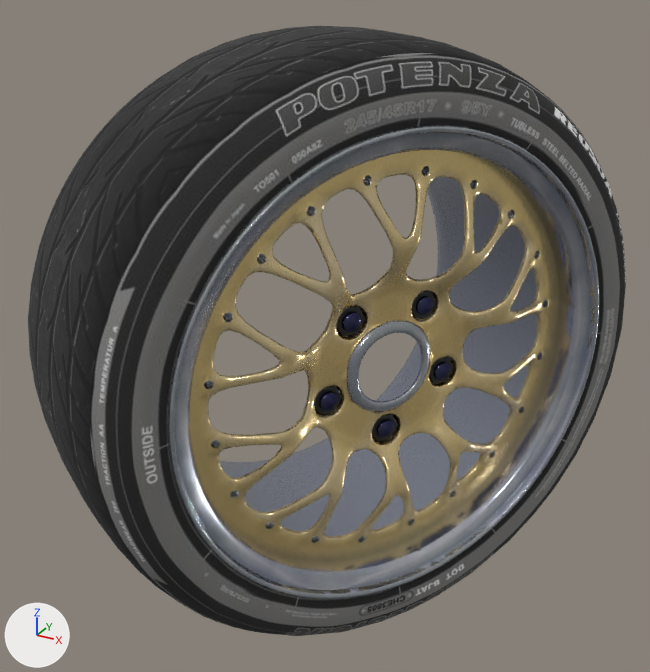
The glTF model assets/cars/rims/jdm_3.glb, before and after one commit.
The view is the same before and after, from a 50 mm camera at (0.388, -0.735, 0.362) aimed at (-0.012, -0.007, -0.002). Every picture has the same lights, and +X, +Y and +Z are marked at lower left. The older version comes first. Vertices at exactly the same position are counted once.

Names of what the first picture shows: 'rim'.
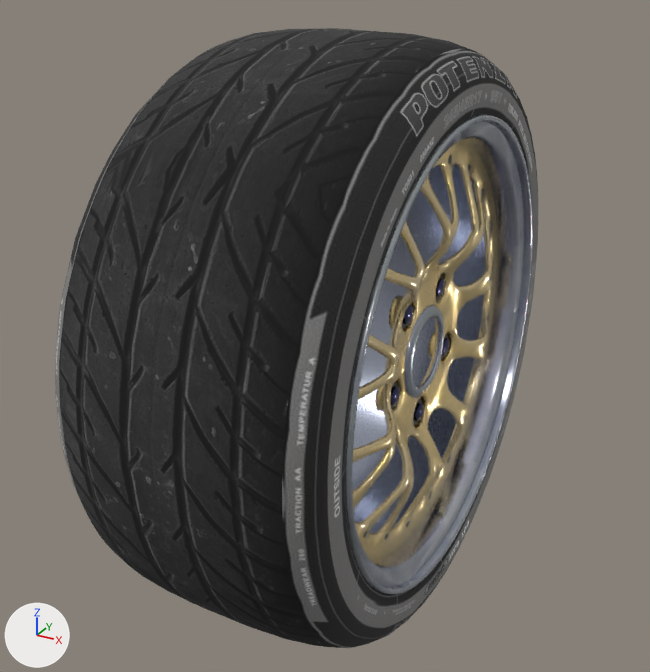
What differs and where, as boxes [x1, y1, x2, y2] in the pictures (650 x 672 px; the box of a moved part takes in the faces that stretch with it):
'rim', reshaped (19% narrower)
    before: [28, 26, 626, 636]
    after: [55, 28, 538, 648]
part 1 of me_rim3_bolt_0_002, moved or reshaped
    before: [429, 357, 454, 384]
    after: [441, 334, 448, 359]
part 2 of me_rim3_bolt_0_002, moved or reshaped
    before: [412, 291, 436, 319]
    after: [436, 274, 443, 300]
part 3 of me_rim3_bolt_0_002, moved or reshaped
    before: [337, 306, 365, 336]
    after: [402, 304, 411, 329]
part 4 of me_rim3_bolt_0_002, moved or reshaped
    before: [372, 414, 398, 441]
    after: [391, 382, 398, 409]
part 5 of me_rim3_bolt_0_002, moved or reshaped
    before: [315, 386, 342, 414]
    after: [413, 398, 422, 425]
part 6 of me_rim3_bolt_0_002, moved or reshaped
    before: [434, 362, 451, 380]
    after: [442, 338, 450, 356]
part 7 of me_rim3_bolt_0_002, moved or reshaped
    before: [415, 296, 433, 315]
    after: [436, 278, 445, 297]
part 8 of me_rim3_bolt_0_002, moved or reshaped
    before: [342, 311, 361, 332]
    after: [402, 305, 413, 324]
part 9 of me_rim3_bolt_0_002, moved or reshaped
    before: [319, 391, 338, 411]
    after: [391, 386, 400, 406]
part 10 of me_rim3_bolt_0_002, moved or reshaped
    before: [376, 419, 394, 438]
    after: [413, 403, 424, 421]
part 11 of me_rim3_bolt_0_002, moved or reshaped
    before: [28, 26, 626, 636]
    after: [55, 28, 538, 648]
part 12 of me_rim3_bolt_0_002, moved or reshaped
    before: [220, 177, 537, 536]
    after: [352, 165, 485, 533]
part 13 of me_rim3_bolt_0_002, added
    after: [344, 114, 532, 594]
part 14 of me_rim3_bolt_0_002, moved or reshaped
    before: [168, 125, 599, 599]
    after: [352, 140, 497, 560]

Diff of the bpy script that builds the scene:
```diff
--- a/assets/cars/rims/jdm_3.glb.py
+++ b/assets/cars/rims/jdm_3.glb.py
@@ me_rim3_bolt_0_002 @@
 # used by ob_rim; location = (0.0, 0.0, 0.0)
-me_rim3_bolt_0_002.from_pydata(...)  # 13993 vertices, 22898 faces; spans x -0.244..0.244, y -0.292..0.292, z -0.291..0.291
+me_rim3_bolt_0_002.from_pydata(...)  # 13991 vertices, 22898 faces; spans x -0.133..0.129, y -0.29..0.291, z -0.292..0.289
+# me_rim3_bolt_0_002 part 1: the loose piece of 28 vertices spanning x 0.101..0.117, y -0.007..0.018, z -0.031..-0.005 is scaled about its middle by (-0.00583, 1.18, 1), then moved by (-0.021, 0.058, -0.002)
+# me_rim3_bolt_0_002 part 2: the loose piece of 28 vertices spanning x 0.088..0.103, y -0.027..-0.003, z 0.042..0.067 is scaled about its middle by (-0.00583, 1.18, 1), then moved by (-0.008, 0.054, -0.002)
+# me_rim3_bolt_0_002 part 3: the loose piece of 30 vertices spanning x 0.047..0.062, y -0.093..-0.068, z 0.041..0.067 is scaled about its middle by (-0.00457, 1.18, 1), then moved by (0.034, 0.043, -0.002)
+# me_rim3_bolt_0_002 part 4: the loose piece of 29 vertices spanning x 0.067..0.083, y -0.06..-0.035, z -0.077..-0.051 is scaled about its middle by (-0.00479, 1.17, 0.992), then moved by (0.013, -0.014, 0.044)
+# me_rim3_bolt_0_002 part 5: the loose piece of 29 vertices spanning x 0.034..0.05, y -0.113..-0.088, z -0.032..-0.006 is scaled about its middle by (-0.00488, 1.19, 1.01), then moved by (0.046, 0.1, -0.047)
+# me_rim3_bolt_0_002 part 6: the loose piece of 51 vertices spanning x 0.095..0.116, y -0.004..0.019, z -0.028..-0.009 is turned 32.4 degrees about the z axis through its middle, then moved by (-0.022, 0.056, -0.002)
+# me_rim3_bolt_0_002 part 7: the loose piece of 51 vertices spanning x 0.082..0.103, y -0.024..-0.002, z 0.045..0.063 is turned 32.4 degrees about the z axis through its middle, then moved by (-0.008, 0.053, -0.002)
+# me_rim3_bolt_0_002 part 8: the loose piece of 53 vertices spanning x 0.041..0.062, y -0.09..-0.068, z 0.044..0.063 is turned 32.4 degrees about the z axis through its middle, then moved by (0.033, 0.041, -0.001)
+# me_rim3_bolt_0_002 part 9: the loose piece of 52 vertices spanning x 0.029..0.049, y -0.11..-0.087, z -0.028..-0.01 is turned 32.4 degrees about the z axis through its middle, then moved by (0.046, 0.037, -0.001)
+# me_rim3_bolt_0_002 part 10: the loose piece of 53 vertices spanning x 0.062..0.082, y -0.057..-0.035, z -0.074..-0.055 is turned 32.4 degrees about the z axis through its middle, then moved by (0.012, 0.046, -0.002)
+# me_rim3_bolt_0_002 part 11: the loose piece of 2318 vertices spanning x -0.244..0.244, y -0.292..0.292, z -0.291..0.291 is multiplied about its middle by the matrix ((0.844, -0.536, 0.003), (0.536, 0.844, 0.006), (-0.006, -0.003, 1.0)), then moved by (-0.001, 0.0, -0.001)
+# me_rim3_bolt_0_002 part 12: the loose piece of 1525 vertices spanning x -0.229..0.189, y -0.222..0.257, z -0.222..0.225 is multiplied about its middle by the matrix ((0.844, -0.536, 0.003), (0.536, 0.844, 0.006), (-0.006, -0.003, 1.0)), then moved by (-0.007, -0.013, -0.001)
+# me_rim3_bolt_0_002 part 13: a new loose piece of 3366 vertices spanning x 0.087..0.129, y -0.224..0.225, z -0.225..0.225, in mat_rim3
+# me_rim3_bolt_0_002 part 14: 6 vertices moved within x 0.092..0.094, y -0.029..-0.022, z -0.078..0.081; 9266 vertices removed from x -0.033..0.228, y -0.258..0.13, z -0.223..0.227; 5899 vertices added at x 0.077..0.115, y -0.201..0.202, z -0.202..0.202
+# other edits to the shape of me_rim3_bolt_0_002 do not show in these pictures
 me_rim3_bolt_0_002.materials.append(mat_bolt)
```
